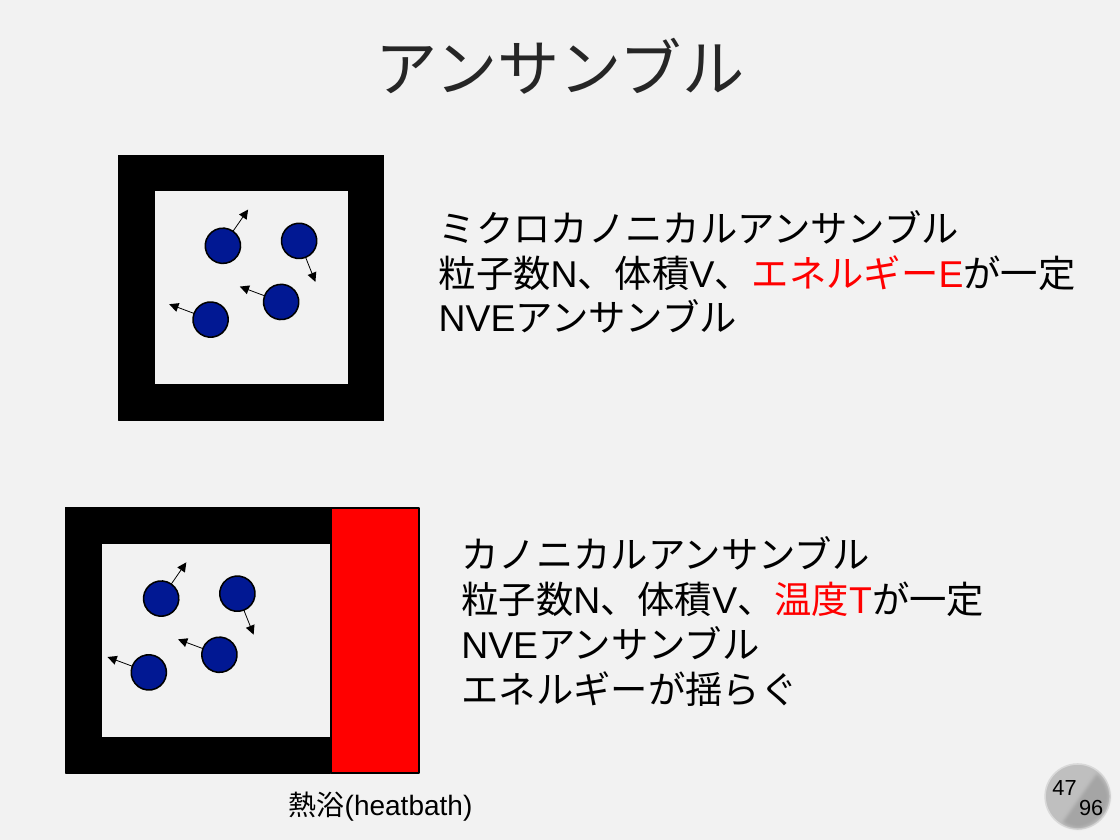
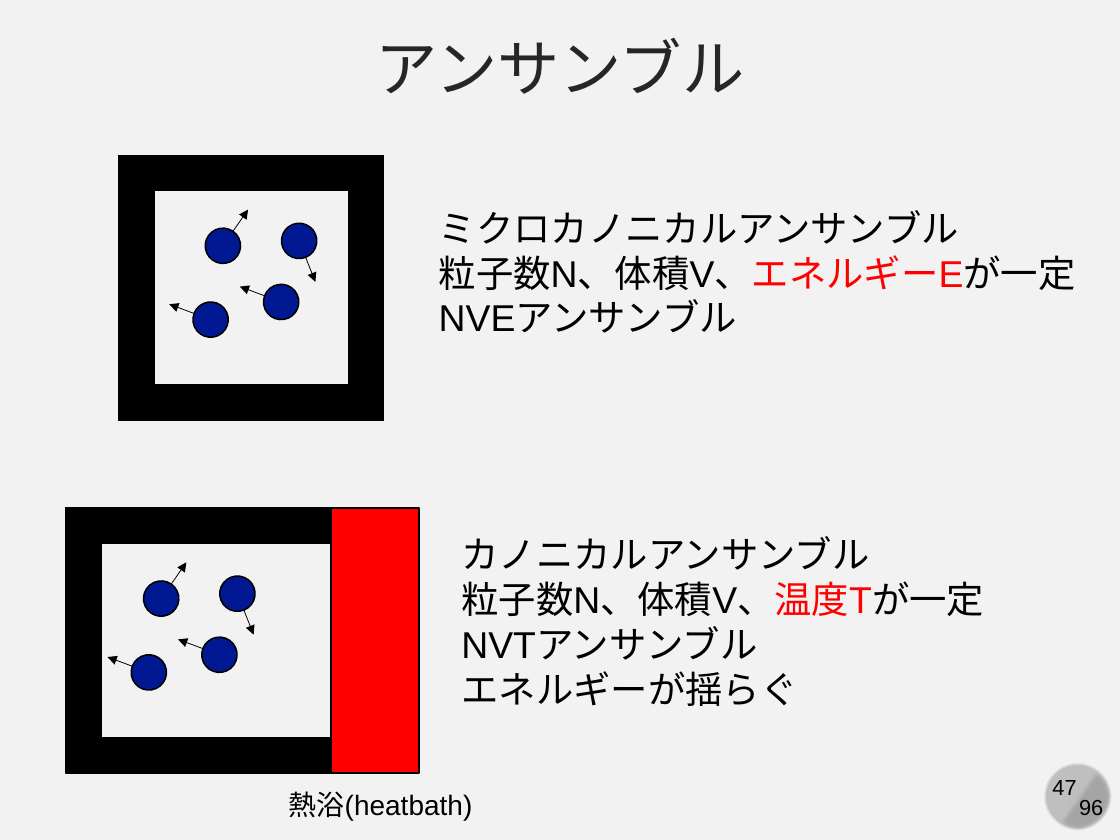
Before and after one commit to kaityo256/simulation_engineering, a slide deck: slide 47 of 06_md_observable/simulation06.pptx. Drawn at 1120x840 pixels with LibreOffice and Linux fonts; fonts in the diff are those of the drawing. Boxes give left, top, right and bottom in pixels: in the first picture for what was removed or moved away, otherwise in the second. Text is boxed around its words. In the diff, an @@ line names an element or a change of style, - is before the commit and + after.

Commit message:
updates

```diff
--- a/06_md_observable/simulation06.pptx
+++ b/06_md_observable/simulation06.pptx
@@ text at <box>461,628,757,660</box>: text changed @@
-NVEアンサンブル
+NVTアンサンブル
```
